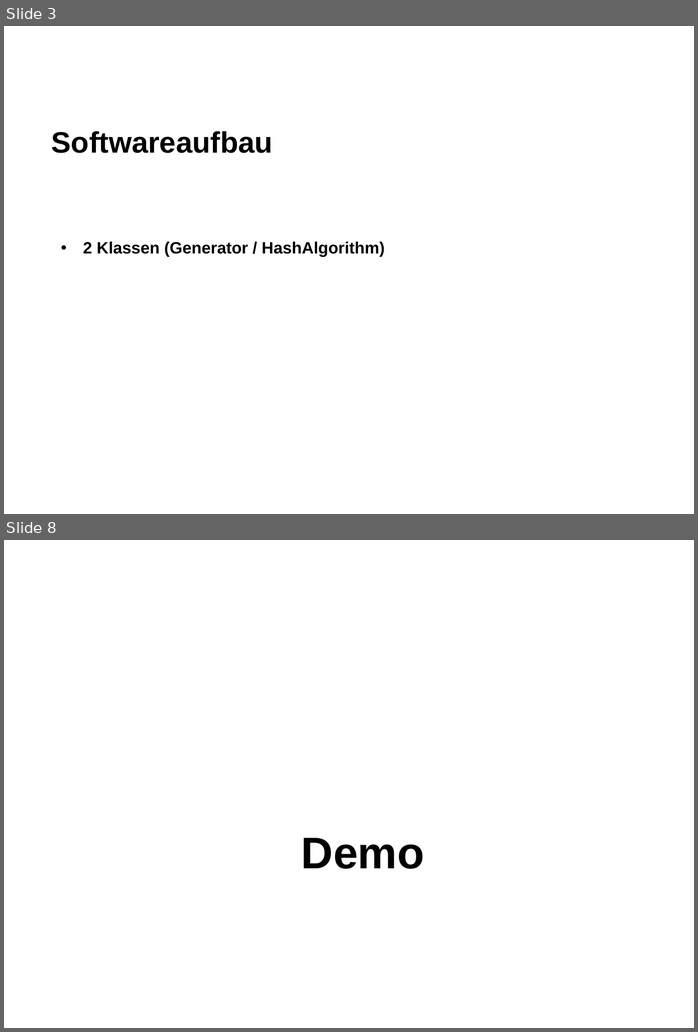
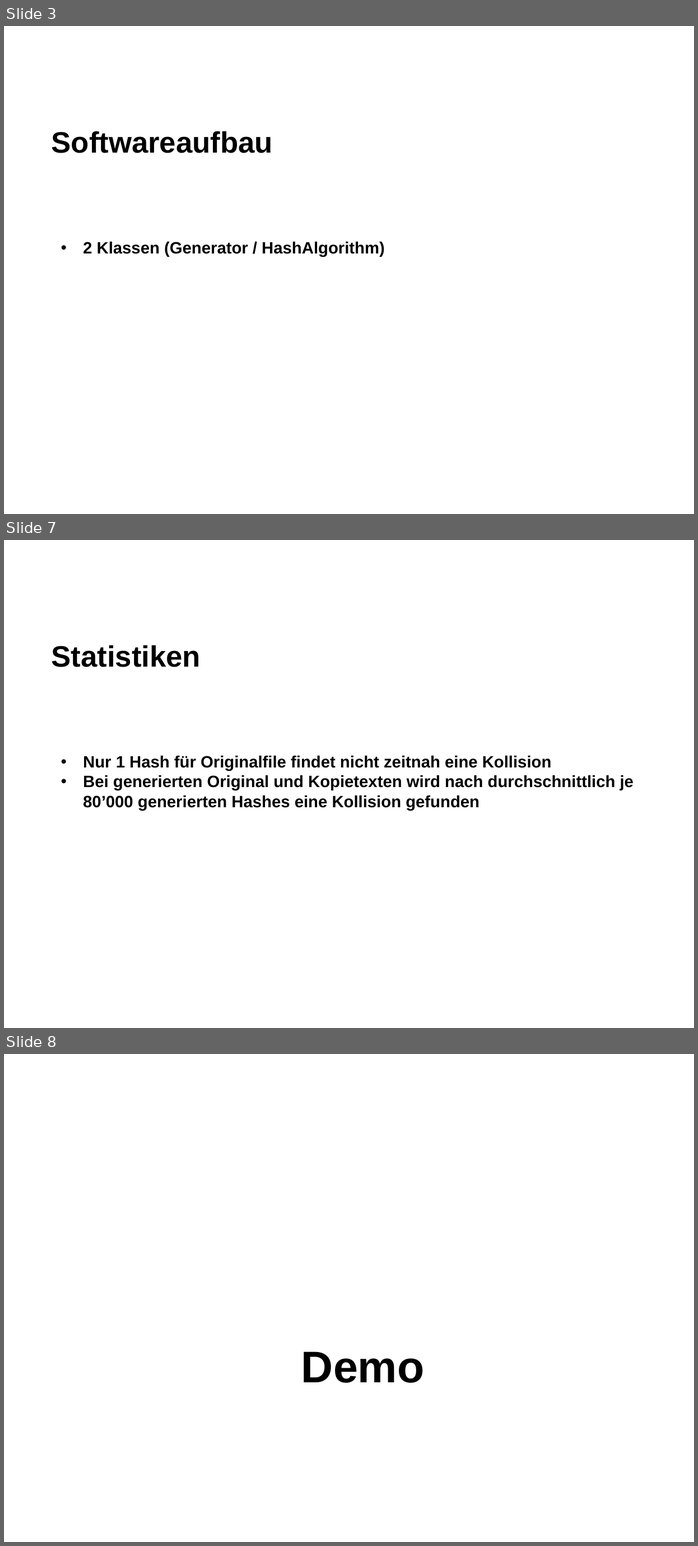
Before and after one commit to danielguerber/Apsi, a slide deck: Presentation/vorlage-powerpoint-folie.ppt. Shown one above the other, each under a label of ours: slides 3 and 8 before the commit, slides 3, 7 and 8 after it; the slides between them are not shown. The pictures are 698x1032 and 698x1546 pixels, drawn with LibreOffice and Linux fonts; fonts in the diff are those of the drawing; background and template pictures are left out. Boxes give left, top, right and bottom in pixels: in the first picture for what was removed or moved away, otherwise in the second. Text is boxed around its words. In the diff, an @@ line names an element or a change of style, - is before the commit and + after.

```diff
--- a/Presentation/vorlage-powerpoint-folie.ppt
+++ b/Presentation/vorlage-powerpoint-folie.ppt
@@ slide 7 added at (4, 540, 694, 1028), background #FFFFFF @@
@@ title added at (52, 645, 201, 667), 36 pt, text #000000, bold @@
+Statistiken
@@ text added at (83, 755, 633, 810), 20 pt, text #000000, bold @@
+• Nur 1 Hash für Originalfile findet nicht zeitnah eine Kollision
+• Bei generierten Original und Kopietexten wird nach durchschnittlich je 80’000 generierten Hashes eine Kollision gefunden
```
Also in this commit, not shown: 2 slides changed, 1 other slide added, 2 slides removed.
